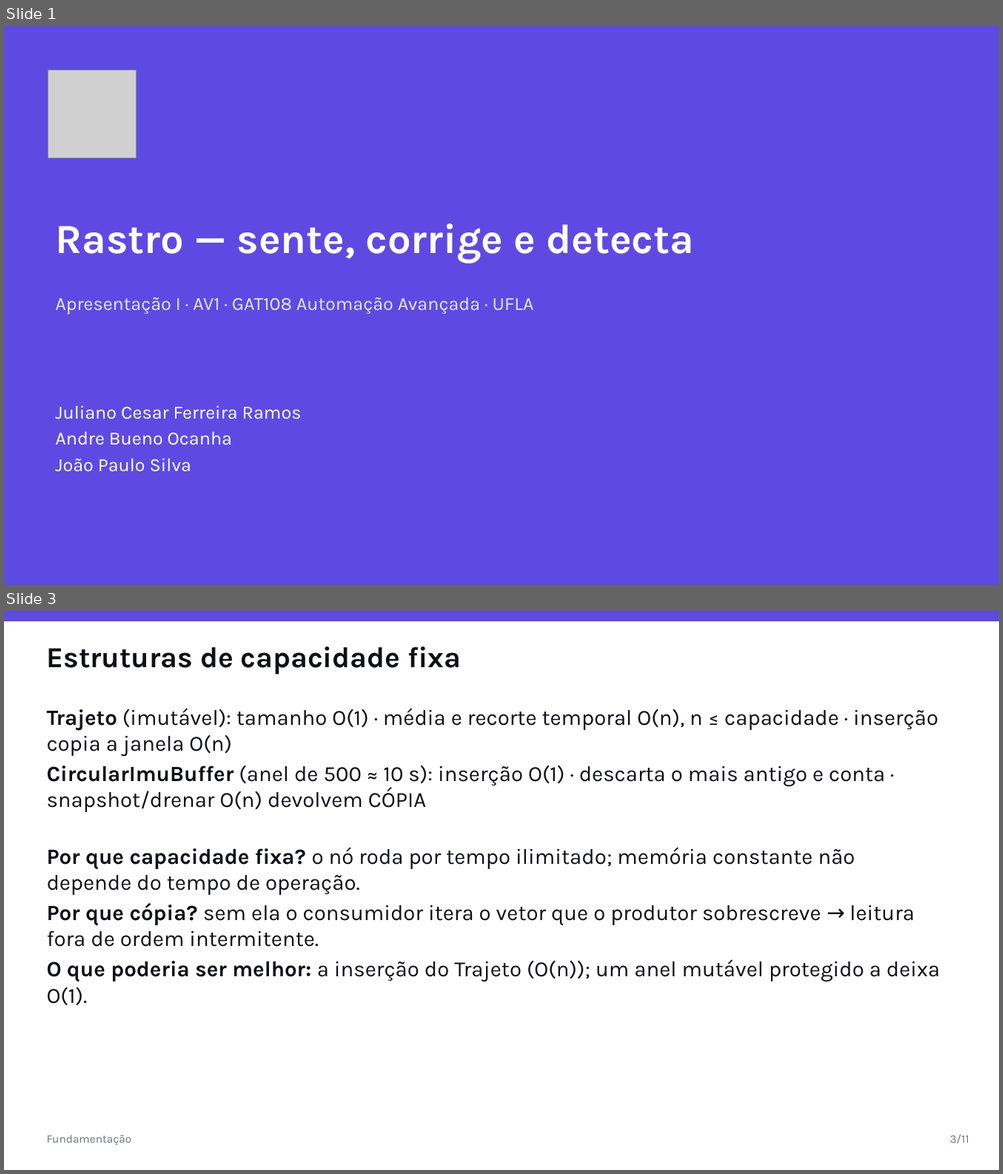
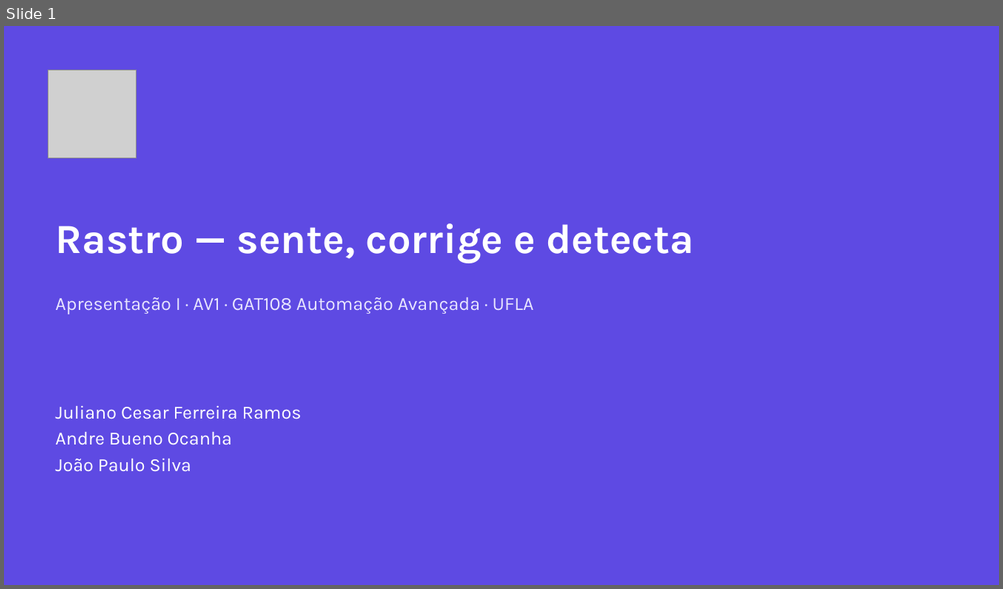
Before and after one commit to AlphaFNTZ/rastro, a slide deck: docs/presentations/apresentacao_I_AV1.pptx. Shown one above the other, each under a label of ours: slides 1 and 3 before the commit, slide 1 after it; the slides between them are not shown. The pictures are 1003x1174 and 1003x589 pixels, drawn with LibreOffice and Linux fonts; fonts in the diff are those of the drawing; grey boxes stand for pictures. Boxes give left, top, right and bottom in pixels: in the first picture for what was removed or moved away, otherwise in the second. Text is boxed around its words. In the diff, an @@ line names an element or a change of style, - is before the commit and + after.

Commit message:
docs(presentations): reestilizacao dos slides 3, 4 e 7

```diff
--- a/docs/presentations/apresentacao_I_AV1.pptx
+++ b/docs/presentations/apresentacao_I_AV1.pptx
@@ slide 3 removed at (4, 611, 999, 1170), background #FFFFFF @@
@@ rectangle removed at (4, 611, 999, 621) @@
@@ text removed at (47, 647, 461, 675) @@
-Estruturas de capacidade fixa
@@ text removed at (47, 708, 939, 1005) @@
-Trajeto (imutável): tamanho O(1) · média e recorte temporal O(n), n ≤ capacidade · inserção copia a janela O(n)
-CircularImuBuffer (anel de 500 ≈ 10 s): inserção O(1) · descarta o mais antigo e conta · snapshot/drenar O(n) devolvem CÓPIA
-Por que capacidade fixa? o nó roda por tempo ilimitado; memória constante não depende do tempo de operação.
-Por que cópia? sem ela o consumidor itera o vetor que o produtor sobrescreve → leitura fora de ordem intermitente.
-O que poderia ser melhor: a inserção do Trajeto (O(n)); um anel mutável protegido a deixa O(1).
@@ text removed at (47, 1135, 132, 1145) @@
-Fundamentação
@@ text removed at (950, 1135, 969, 1144) @@
-3/11
```
Also in this commit, not shown: 7 slides changed, 3 slides added, 2 other slides removed, 1 other file.
